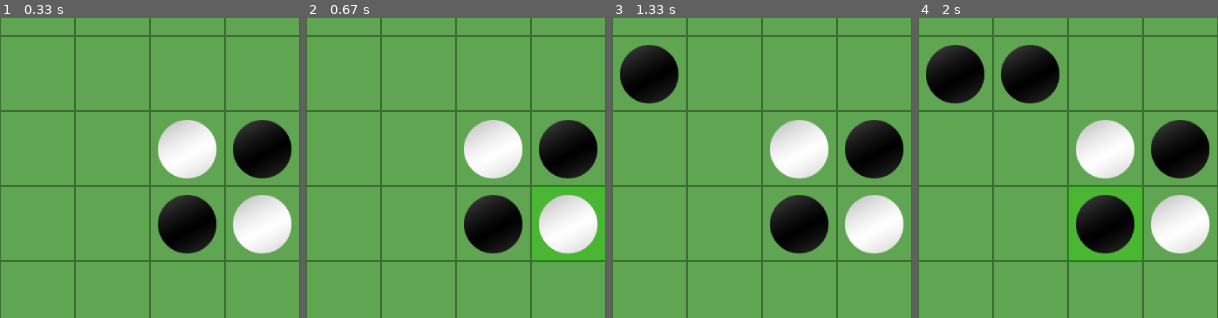
Above: before the commit, frames 1-4 (left to right).
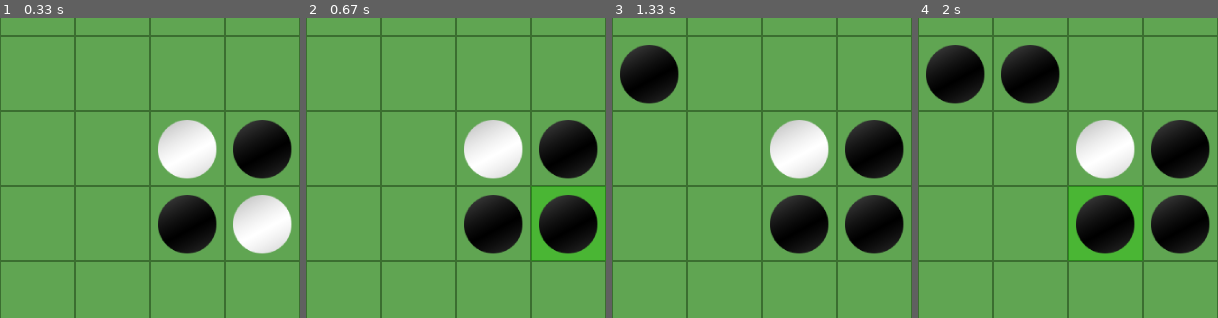
Above: after the commit, the same moments.

Repository: RaghavGohil/reversi-pygame
Game: pygame game, started from main.py
Two runs of this game, one before a commit and one after it. Both use one fixed random seed, a clock stepped at 60 frames per second and the inputs below.
Inputs (mouse positions are % of the whole screen's width and height, from its top left):
- Up to frame 1 (0.33 s): no input
- Up to frame 2 (0.67 s): click (50, 50) at 0.38 s
- Up to frame 3 (1.33 s): click (19, 35) at 0.72 s; click (86, 85) at 1.05 s
- Up to frame 4 (2 s): click (26, 30) at 1.38 s; click (50, 62) at 1.72 s
The pictures show only the part of the screen within x 12-62%, y 22-72%; the shares and areas given below are measured in that part.

Frame 1 is identical in both runs. In frame 2, 3.1% of the frame differs, in the area x 77-98%, y 59-79%; in frame 3, 3.1%; in frame 4, 3.1%.

Commit message:
adding legal move checks and optimizing + refactoring code + chance based gameplay

Diff:
--- a/cursor.py
+++ b/cursor.py
@@ -6,25 +6,54 @@
     def __init__(self,window):
         self.window = window
         self.pos = (0,0)
-        self.cursor_image = pygame.image.load('./assets/images/reversi_cursor.png')
+        self.cursor_green_image = pygame.image.load('./assets/images/reversi_cursor_green.png')
+        self.cursor_red_image = pygame.image.load('./assets/images/reversi_cursor_red.png')
 
-        self.my_chance = config.black_plays_first
+        self.my_chance = config.black_plays_first #my chance = black
+        self.is_current_move_legal = False
 
     def __render(self,mouse_pos)->None:
         self.pos = (int(mouse_pos[0]/75)*75,(int(mouse_pos[1]/75)*75))
-        self.window.blit(self.cursor_image,self.pos)
 
-    def __place_piece(self,events,mouse_pos,pieces):
-        x = int(mouse_pos[0]/75)
-        y = int(mouse_pos[1]/75)
+        if self.is_current_move_legal:
+            self.window.blit(self.cursor_green_image,self.pos)
+        else:
+            self.window.blit(self.cursor_red_image,self.pos)
+
+    def __check_legal_move(self,pieces)->bool: #determine if the move you are making is legal or not
+        cursor_x_cell = int(self.pos[0]/75)
+        cursor_y_cell = int(self.pos[1]/75)
+
+        if pieces.pieces[cursor_y_cell][cursor_x_cell] != 0: #if no free space
+            return False,[]
+
+        for y in range(8):
+            for x in range(8):
+                if (x == y or x == cursor_x_cell or y == cursor_y_cell or x+y == 8) and (x != cursor_x_cell and y != cursor_y_cell):
+                    if self.my_chance and pieces.pieces[y][x] == 1:
+                        return True
+                    elif not self.my_chance and pieces.pieces[y][x] == 2:
+                        return True
+        return False,[]
+
+
+    def __place_piece(self,events,mouse_pos,pieces)->None:
+        x = int(self.pos[0]/75)
+        y = int(self.pos[1]/75)
         for e in events:
             if e.type == pygame.MOUSEBUTTONDOWN:
-                if pieces.pieces[y][x] == 0:
-                    if self.my_chance:
-                        pieces.pieces[y][x] = 1
-                    else:
-                        pieces.pieces[y][x] = 2
+                if not self.is_current_move_legal:
+                    return
+                if self.my_chance:
+                    pieces.pieces[y][x] = 1
+                else:
+                    pieces.pieces[y][x] = 2
 
     def update(self,events,mouse_pos,pieces)->None:
+        if self.__check_legal_move(pieces):
+            self.is_current_move_legal = True
+        else:
+            self.is_current_move_legal = False
+
         self.__render(mouse_pos)
         self.__place_piece(events,mouse_pos,pieces)
Renamed: assets/images/reversi_cursor.png -> assets/images/reversi_cursor_green.png
Binary file added: assets/images/reversi_cursor_red.png
